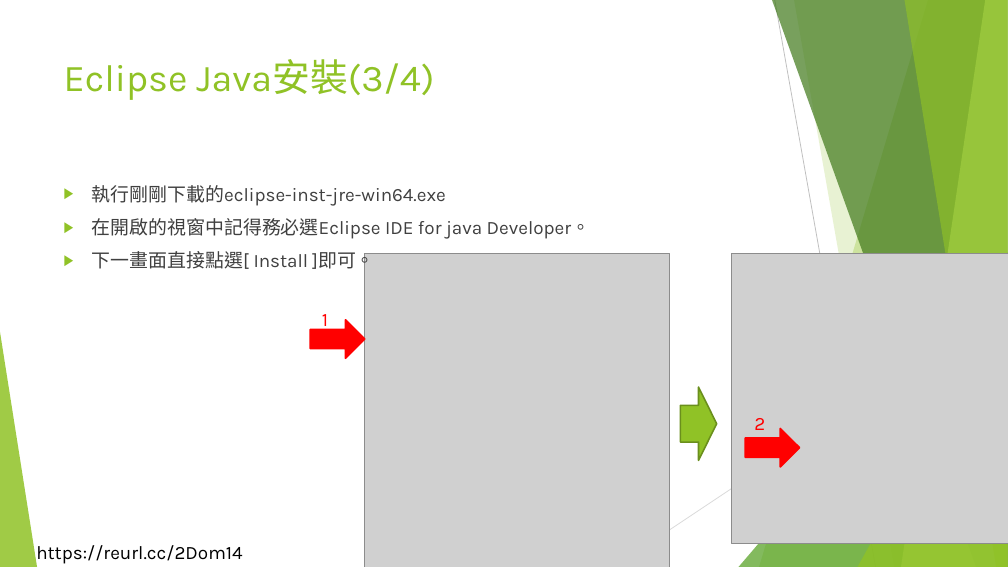
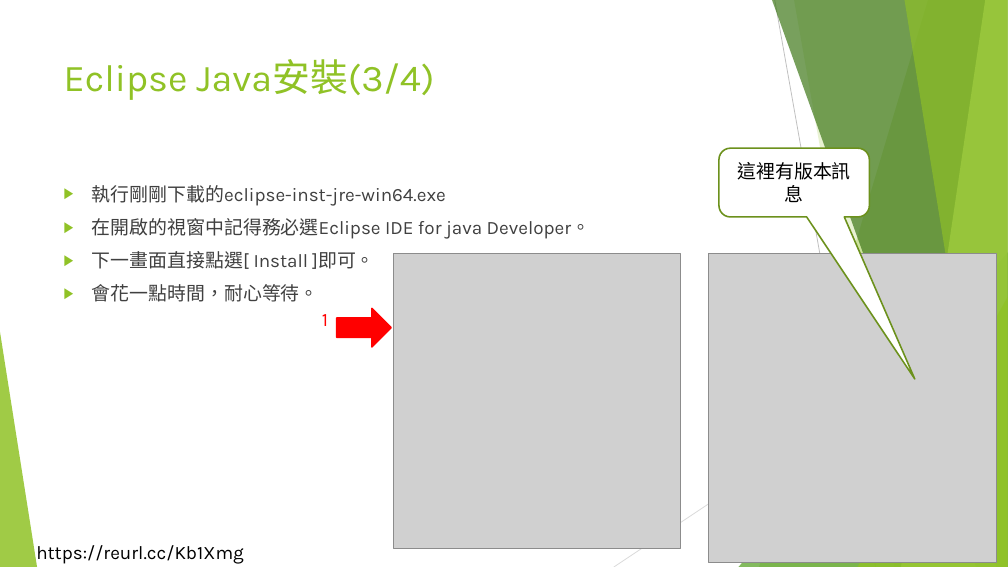
Before and after one commit to liulawsi/My_PPTs, a slide deck: slide 18 of LCC/Java/00b_Java開發環境建置.pptx. Drawn at 1008x567 pixels with LibreOffice and Linux fonts; fonts in the diff are those of the drawing; grey boxes stand for pictures; background and template pictures are left out. Boxes give left, top, right and bottom in pixels: in the first picture for what was removed or moved away, otherwise in the second. Text is boxed around its words. In the diff, an @@ line names an element or a change of style, - is before the commit and + after.

```diff
--- a/LCC/Java/00b_Java開發環境建置.pptx
+++ b/LCC/Java/00b_Java開發環境建置.pptx
@@ rounded speech box added at (x1=719, y1=148, x2=870, y2=217), fill #FFFFFF, outline #6C921D 1.5 pt, 18 pt, text #000000 @@
+這裡有版本訊息
@@ picture resized from (x1=364, y1=253, x2=670, y2=567) to (x1=393, y1=253, x2=681, y2=548) @@
@@ picture resized from (x1=732, y1=253, x2=1008, y2=544) to (x1=709, y1=253, x2=997, y2=563) @@
@@ text at (x1=92, y1=284, x2=319, y2=302): paragraph added @@
+▶ 會花一點時間，耐心等待。
@@ right arrow moved from (x1=310, y1=320, x2=364, y2=358) to (x1=337, y1=309, x2=391, y2=347) @@
@@ right arrow removed at (x1=681, y1=387, x2=717, y2=461) @@
@@ text removed at (x1=754, y1=418, x2=765, y2=430) @@
-2
@@ right arrow removed at (x1=746, y1=429, x2=800, y2=467) @@
@@ text at (x1=36, y1=545, x2=244, y2=565): text changed @@
-https://reurl.cc/2Dom14
+https://reurl.cc/Kb1Xmg
```
Also in this commit, not shown: 21 other slides changed, 39 other files.
